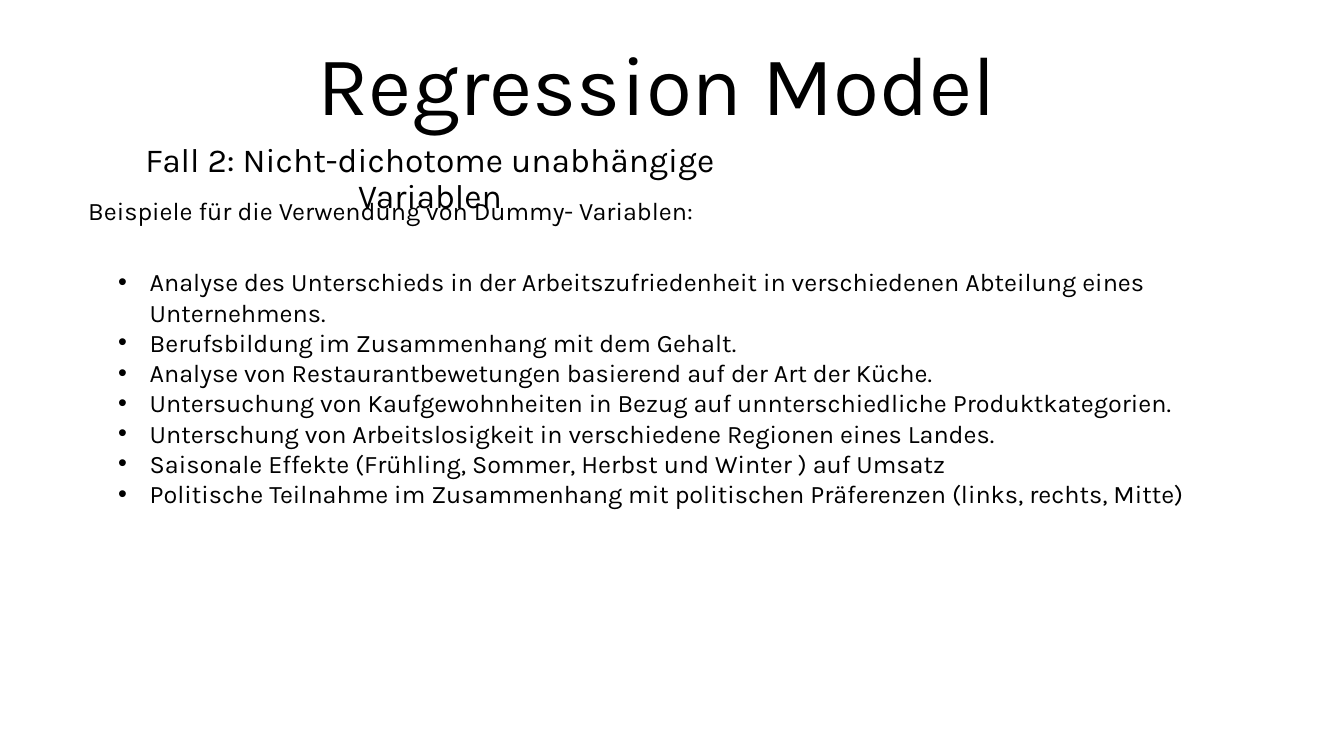
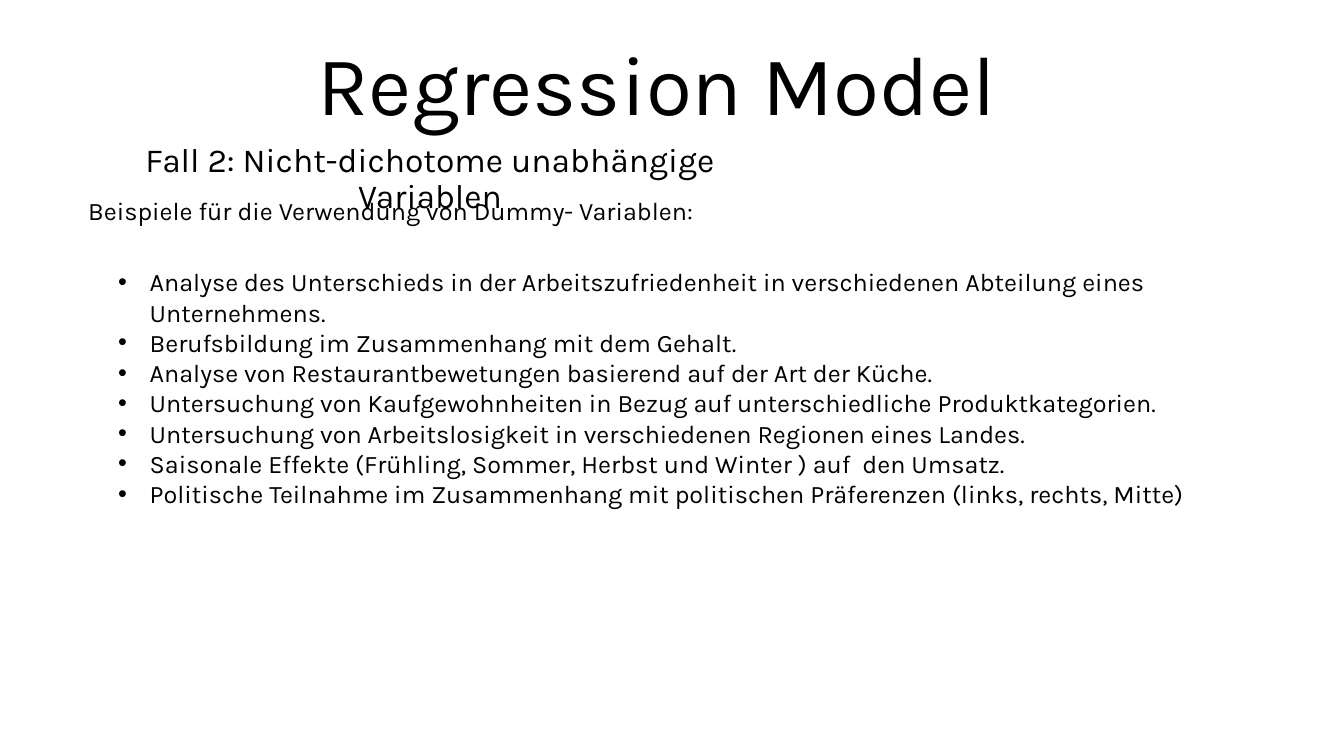
Before and after one commit to ApeXLgross/Stats2_project_PP, a slide deck: slide 16 of Statistk2.pptx (slide 13 before the commit). Drawn at 1344x756 pixels with LibreOffice and Linux fonts; fonts in the diff are those of the drawing. Boxes give left, top, right and bottom in pixels: in the first picture for what was removed or moved away, otherwise in the second. Text is boxed around its words. In the diff, an @@ line names an element or a change of style, - is before the commit and + after.

```diff
--- a/Statistk2.pptx
+++ b/Statistk2.pptx
@@ text at [150,394,1156,479]: text changed @@
-• Untersuchung von Kaufgewohnheiten in Bezug auf unnterschiedliche Produktkategorien.
-• Unterschung von Arbeitslosigkeit in verschiedene Regionen eines Landes.
-• Saisonale Effekte (Frühling, Sommer, Herbst und Winter ) auf Umsatz
+• Untersuchung von Kaufgewohnheiten in Bezug auf unterschiedliche Produktkategorien.
+• Untersuchung von Arbeitslosigkeit in verschiedenen Regionen eines Landes.
+• Saisonale Effekte (Frühling, Sommer, Herbst und Winter ) auf den Umsatz.
```
Also in this commit, not shown: 5 other slides changed, 13 slides added, 3 slides removed.
